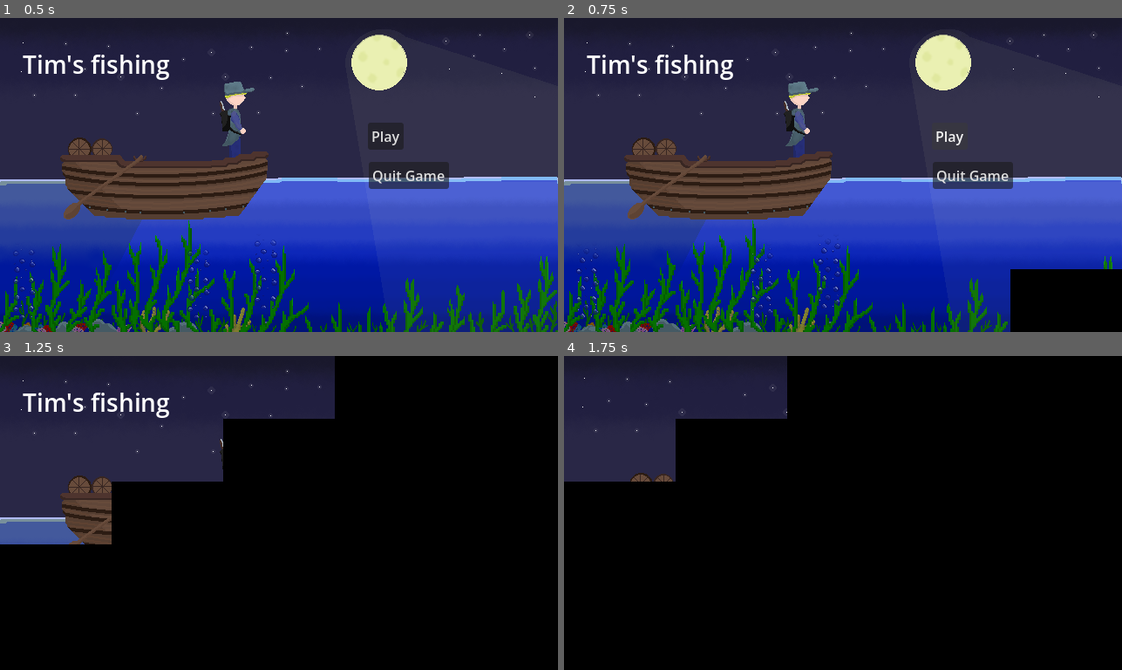
Above: before the commit, frames 1-4 (two rows, left to right).
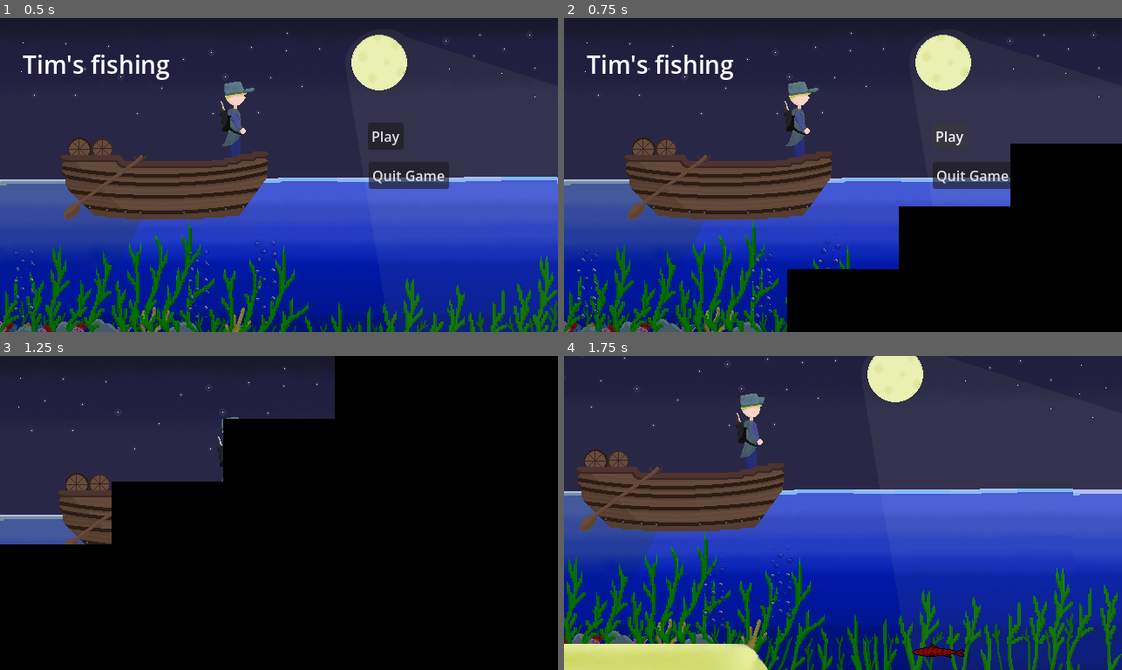
Above: after the commit, the same moments.

Repository: Timeo21/OGJ-8
Game: Godot game, scene res://scenes/title.tscn
The game is run twice, just before and just after one commit, with the same random seed, the same clock (stepped at 60 frames per second) and the same inputs. Sound files missing from this copy of the repository are replaced by a short silence.
Inputs:
- Up to frame 1 (0.5 s): no input
- Up to frame 2 (0.75 s): click "Play" at 0.5 s
- Up to frame 3 (1.25 s): no input
- Up to frame 4 (1.75 s): click "Play" (after the commit: "Go Fishing") at 1.25 s

Frame 1 is identical in both runs. In frame 2, 20% of the frame differs, in the area x 40-100%, y 40-100%; in frame 3, 1.8%; in frame 4, 89%, in the area x 0-100%, y 0-100%.

Commit message:
add hook fade

Diff:
--- a/scenes/main.tscn
+++ b/scenes/main.tscn
@@ -78,13 +78,14 @@
 "speed": 5.0
 }]
 
-[node name="Main" type="Node" unique_id=2076612375 node_paths=PackedStringArray("time_label", "camera_2d", "menu_ui", "game_ui")]
+[node name="Main" type="Node" unique_id=2076612375 node_paths=PackedStringArray("time_label", "camera_2d", "menu_ui", "game_ui", "cursor")]
 script = ExtResource("1_trceg")
 time_label = NodePath("UI/Control/Game UI/Label")
 camera_2d = NodePath("Gameplay/Camera2D")
 menu_ui = NodePath("UI/Control/Menu UI")
 game_ui = NodePath("UI/Control/Game UI")
-time = 38.355
+cursor = NodePath("Gameplay/Cursor")
+time = 39.95
 
 [node name="UI" type="CanvasLayer" parent="." unique_id=1388712454]
 
@@ -232,6 +233,7 @@
 script = ExtResource("1_o5qli")
 
 [node name="Cursor" parent="Gameplay" unique_id=29777647 instance=ExtResource("3_sugp2")]
+visible = false
 position = Vector2(649, 237)
 
 [node name="FishNormal" parent="Gameplay" unique_id=2065414123 instance=ExtResource("6_o6xl0")]
--- a/scenes/transition_manager.tscn
+++ b/scenes/transition_manager.tscn
@@ -33,6 +33,7 @@
 
 [node name="TransitionManager" type="CanvasLayer" unique_id=1847566514]
 script = ExtResource("1_nk83w")
+transition_time = 0.515
 
 [node name="ColorRect" type="ColorRect" parent="." unique_id=729931724]
 material = SubResource("ShaderMaterial_t501d")
--- a/scripts/main.gd
+++ b/scripts/main.gd
@@ -5,6 +5,8 @@
 @export var camera_2d: Camera2D
 @export var menu_ui: Control
 @export var game_ui: Control
+@export var cursor: Cursor
+@export var hook_fade_time: float =  1.0
 
 var time_left: float
 @export var time: float = 40
@@ -24,8 +26,7 @@
 	time_left -= delta
 	if time_left <= 0:
 		time_left = 0
-		fishing = false
-		camera_2d.move_to(0,3)
+		days_end()
 	pass
 
 func open_summary() -> void:
@@ -37,16 +38,25 @@
 
 func _on_fishing_button_pressed() -> void:
 	menu_ui.visible = false
-	game_ui.visible = true
 	update_timer(time)
 	pass
 
 func start_timer() -> void:
+	game_ui.visible = true
 	fishing = true
+	cursor.show()
+	cursor.modulate = Color.TRANSPARENT
+	var tween: Tween = get_tree().create_tween()
+	tween.tween_property(cursor, "modulate", Color.WHITE, hook_fade_time)
 	time_left = time
 
 func days_end() -> void:
+	var tween: Tween = get_tree().create_tween()
+	tween.tween_property(cursor, "modulate", Color.TRANSPARENT, hook_fade_time)
+	tween.tween_callback(cursor.hide)
 	fishing = false
+	camera_2d.move_to(0,3)
+
 
 func update_timer(time: float) -> void:
 	var sec: int = floori(time)%60
